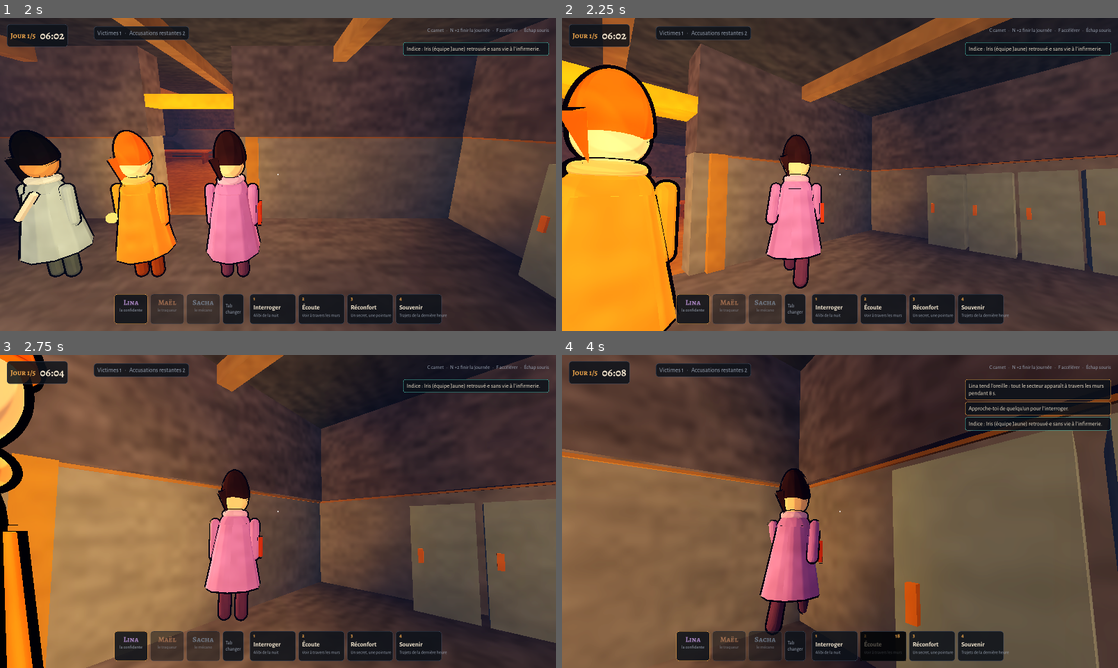
Above: before the commit, frames 1-4 (two rows, left to right).
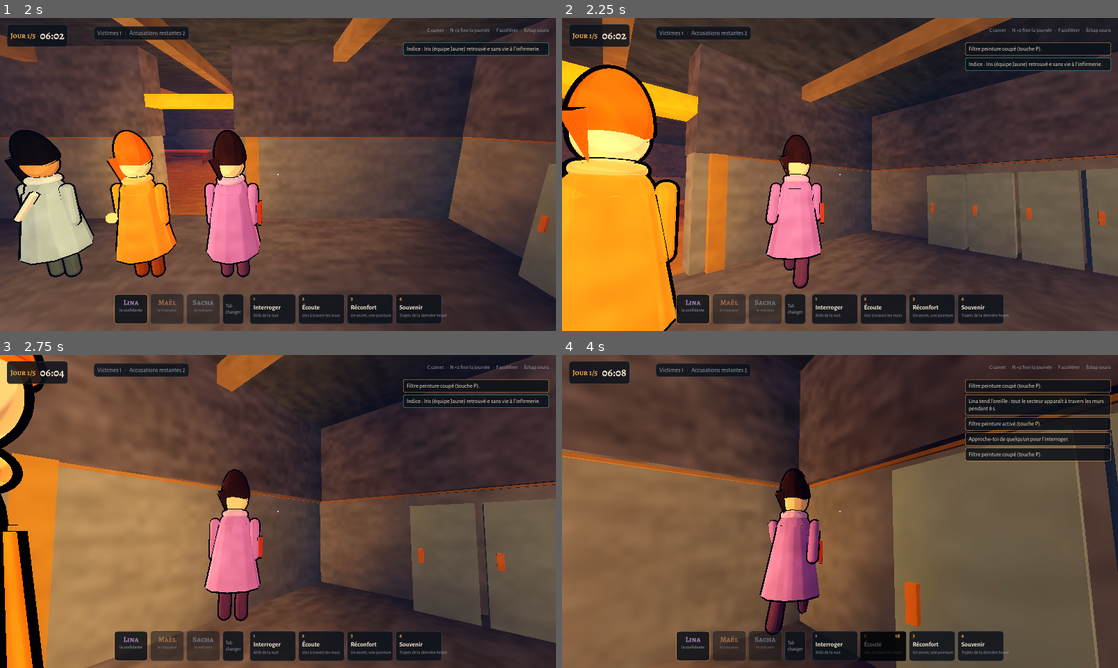
Above: after the commit, the same moments.

Repository: ProjectsVK/Game_Test
Game: Godot game, scene res://scenes/main.tscn
Two runs of this game, one before a commit and one after it. Both use one fixed random seed, a clock stepped at 60 frames per second and the inputs below.
Inputs (mouse positions are in pixels of both pictures, inside the frame that each line leads up to):
- Up to frame 1 (2 s): click "Entrer dans le Secteur C" at 0.5 s; click "Commencer la journée" at 1.25 s
- Up to frame 2 (2.25 s): tap Enter at 2 s; move the mouse to (867, 174) at 2.02 s; hold W (move_forward) from 2.03 s (still down); tap P at 2.1 s
- Up to frame 3 (2.75 s): keep holding W (move_forward)
- Up to frame 4 (4 s): keep holding W (move_forward); move the mouse to (812, 511) at 2.77 s; tap 1 (ability_1) at 2.85 s; tap P at 3.05, 3.8 s; move the mouse to (851, 505) at 3.52 s; tap 2 (ability_2) at 3.6 s

Frame 1 is identical in both runs. In frame 2, 0.8% of the frame differs, in the area x 72-99%, y 7-17%; in frame 3, 1.2%; in frame 4, 3.3%, in the area x 72-99%, y 9-34%.

Commit message:
Filtre peinture dans la passe transparente, touche P pour le couper
Co-Authored-By: Claude Opus 5.5 <noreply@anthropic.com>
Claude-Session: https://claude.ai/code/session_01DRGHq6XpY8oavtgJT59d6P

Diff:
--- a/scripts/camera_rig.gd
+++ b/scripts/camera_rig.gd
@@ -13,6 +13,7 @@
 var spring: SpringArm3D
 var cam: Camera3D
 var _pivot: Node3D
+var paint: MeshInstance3D
 
 
 func _ready() -> void:
@@ -46,9 +47,13 @@
 	quad.cast_shadow = GeometryInstance3D.SHADOW_CASTING_SETTING_OFF
 	quad.position = Vector3(0, 0, -1)
 	cam.add_child(quad)
+	paint = quad
 
 
 func _unhandled_input(event: InputEvent) -> void:
+	if event is InputEventKey and event.pressed and not event.echo and event.physical_keycode == KEY_P:
+		paint.visible = not paint.visible
+		Game.say("Filtre peinture " + ("activé" if paint.visible else "coupé") + " (touche P).")
 	if event is InputEventMouseMotion and Input.mouse_mode == Input.MOUSE_MODE_CAPTURED:
 		yaw -= event.relative.x * sensitivity
 		pitch = clampf(pitch - event.relative.y * sensitivity, -1.05, 0.55)
--- a/shaders/painterly.gdshader
+++ b/shaders/painterly.gdshader
@@ -86,4 +86,6 @@
 	col *= 1.0 - dot(q, q) * vignette * 2.0;
 
 	ALBEDO = col;
+	// écrire ALPHA place la passe dans le rendu transparent, après l'image opaque qu'elle lit
+	ALPHA = 1.0;
 }
